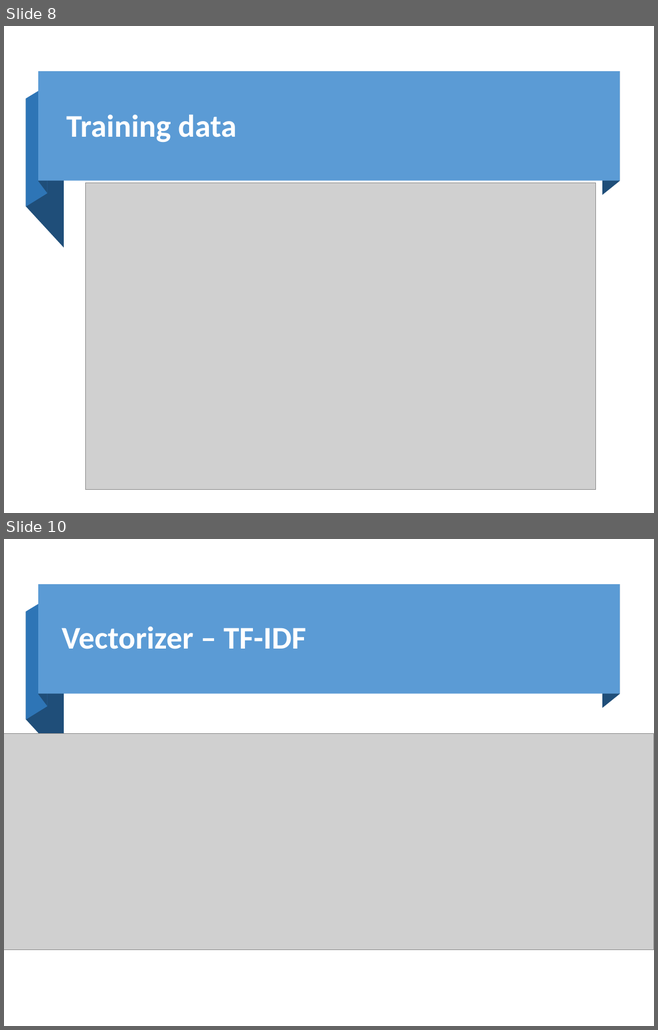
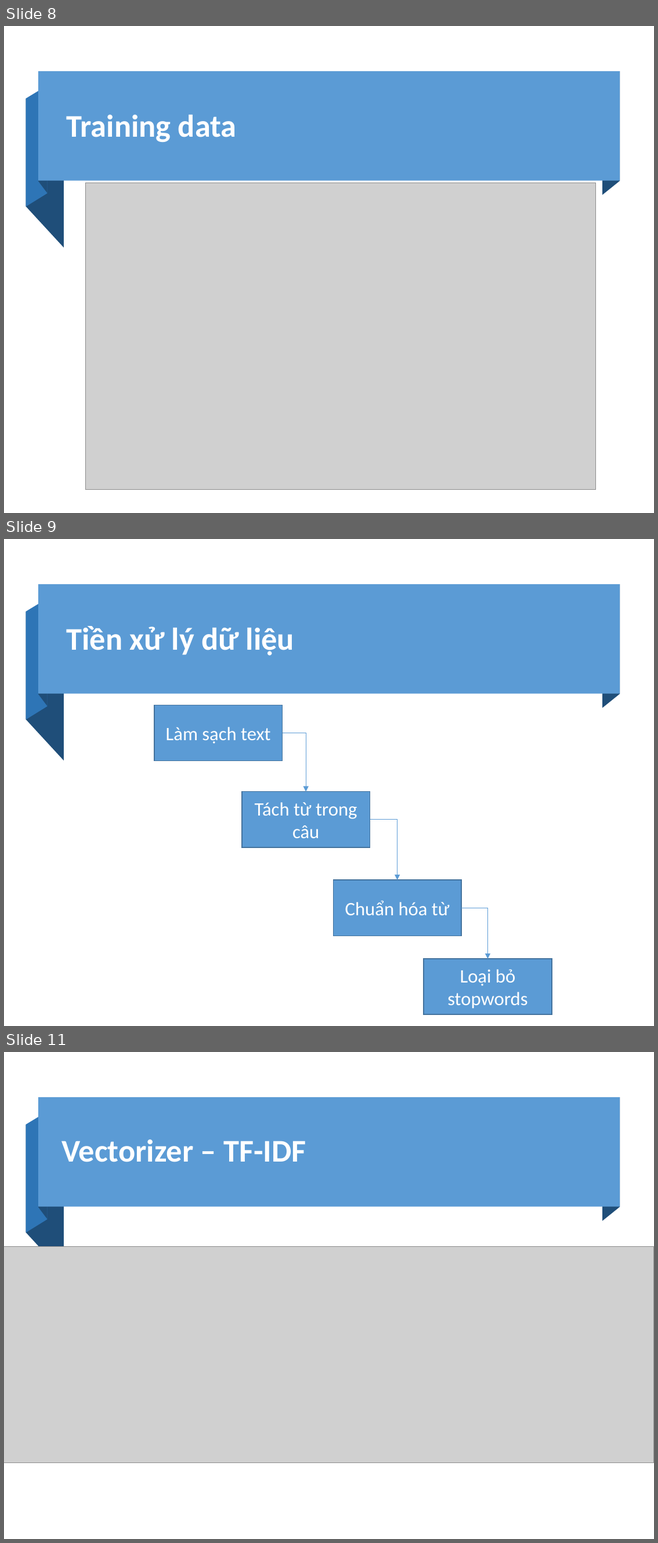
Before and after one commit to ManhLk/icomm_internship, a slide deck: Slide.pptx. Shown one above the other, each under a label of ours: slides 8 and 10 before the commit, slides 8, 9 and 11 after it; the slides between them are not shown. The pictures are 658x1030 and 658x1543 pixels, drawn with LibreOffice and Linux fonts; fonts in the diff are those of the drawing; grey boxes stand for pictures. Boxes give left, top, right and bottom in pixels: in the first picture for what was removed or moved away, otherwise in the second. Text is boxed around its words. In the diff, an @@ line names an element or a change of style, - is before the commit and + after.

```diff
--- a/Slide.pptx
+++ b/Slide.pptx
@@ slide 9 added at <box>4,539,654,1026</box>, background #FFFFFF @@
@@ group added at <box>26,584,620,761</box>: 4 freeform shapes, 1 rectangle @@
@@ title added at <box>66,626,294,656</box>, 35 pt, text #FFFFFF, bold @@
+Tiền xử lý dữ liệu
@@ rectangle added at <box>154,705,282,761</box>, fill #5B9BD5, outline #43739E 1 pt, 21 pt, text #FFFFFF @@
+Làm sạch text
@@ elbow arrow added from (282, 733) to (306, 792), #5B9BD5 0.5 pt @@
@@ rectangle added at <box>242,792,370,848</box>, fill #5B9BD5, outline #43739E 1 pt, 21 pt, text #FFFFFF @@
+Tách từ trong câu
@@ elbow arrow added from (370, 820) to (397, 880), #5B9BD5 0.5 pt @@
@@ rectangle added at <box>333,880,461,936</box>, fill #5B9BD5, outline #43739E 1 pt, 21 pt, text #FFFFFF @@
+Chuẩn hóa từ
@@ elbow arrow added from (461, 908) to (487, 959), #5B9BD5 0.5 pt @@
@@ rectangle added at <box>424,959,552,1015</box>, fill #5B9BD5, outline #43739E 1 pt, 21 pt, text #FFFFFF @@
+Loại bỏ stopwords
@@ what was slide 10 is now slide 11 @@
```
Also in this commit, not shown: 4 slides changed, 9 other slides added, 6 slides removed, 1 other file.
